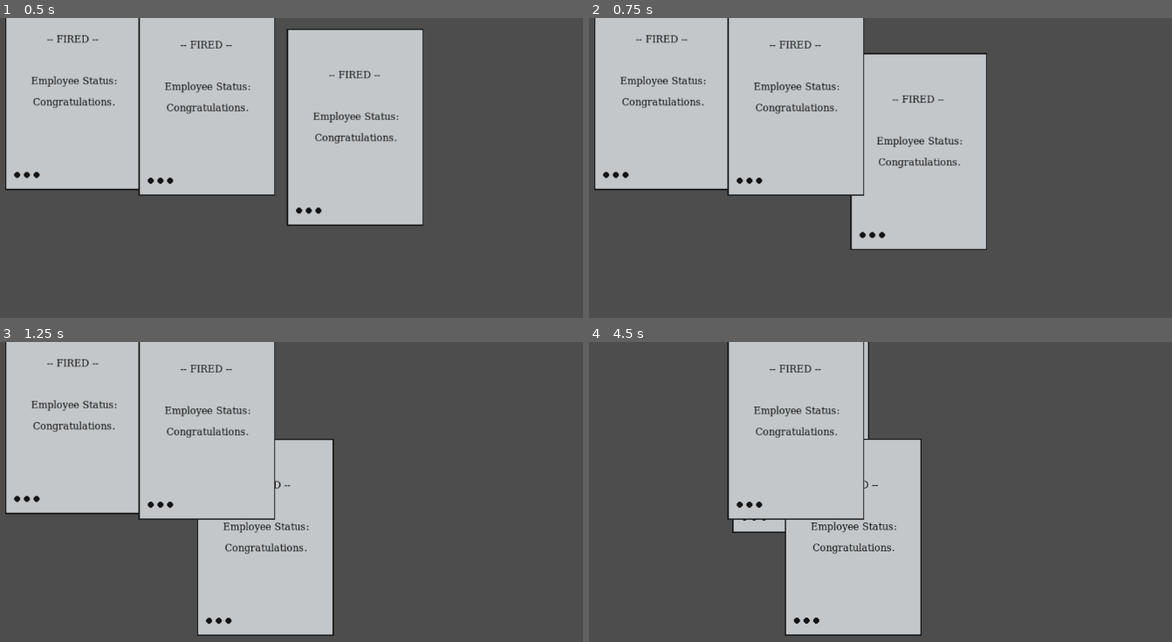
Above: before the commit, frames 1-4 (two rows, left to right).
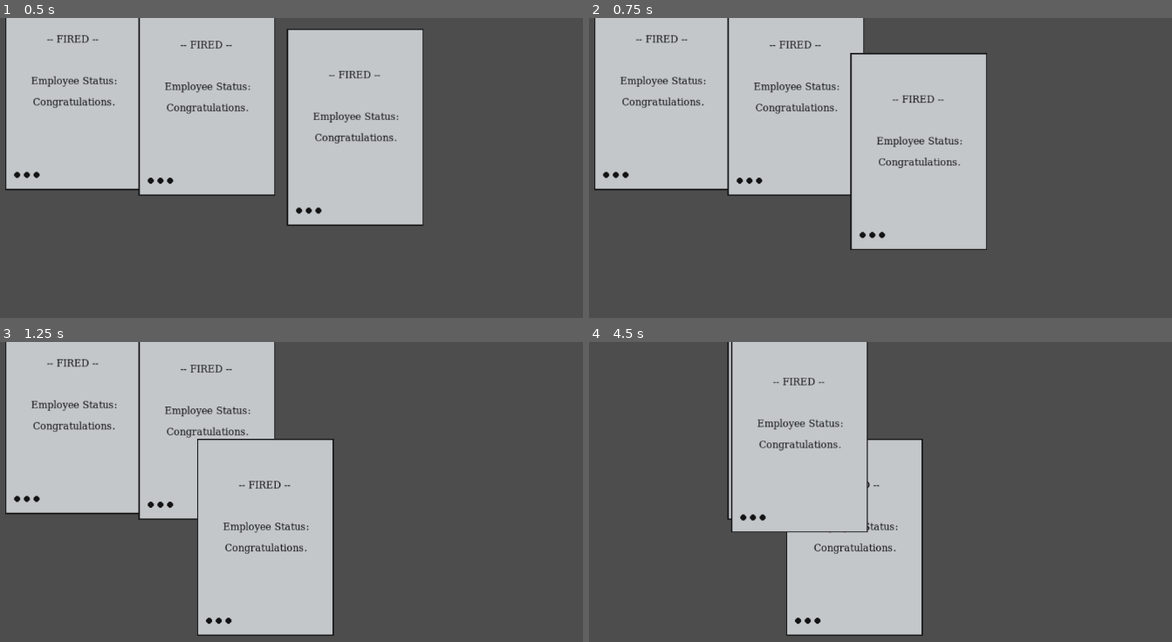
Above: after the commit, the same moments.

Repository: MilesTallia/tantalizing-tardigrades
Game: Godot game, scene res://Scenes/Game.tscn
Same seed, same stepped clock (60 frames per second), same inputs: the game is played once before the commit and once after it. Before the commit the project has no main scene; this scene is started directly in both runs.
Inputs (mouse positions are in pixels of both pictures, inside the frame that each line leads up to):
- Up to frame 1 (0.5 s): no input
- Up to frame 2 (0.75 s): tap Enter at 0.5 s; drag from (944, 126) to (851, 213) at 0.52 s
- Up to frame 3 (1.25 s): no input
- Up to frame 4 (4.5 s): tap Space at 1.25, 4.25 s; drag from (664, 414) to (851, 537) at 1.27 s; move the mouse to (798, 420) at 2.02 s; click (798, 420) at 2.1 s; tap Enter at 2.75 s; drag from (816, 615) to (647, 480) at 2.77 s; move the mouse to (1061, 597) at 3.52 s; click (1061, 597) at 3.6 s; drag from (647, 480) to (1061, 597) at 4.27 s

Frame 1 is identical in both runs. In frame 2, 0.4% of the frame differs, in the area x 44-48%, y 11-60%; in frame 3, 0.3%; in frame 4, 3.2%, in the area x 24-58%, y 0-98%.

Commit message:
paper index fix - remapped click action

Diff:
--- a/middle-mismanagement/project.godot
+++ b/middle-mismanagement/project.godot
@@ -11,5 +11,14 @@
 [application]
 
 config/name="Middle Mismanagement"
+run/main_scene="res://Scenes/Game.tscn"
 config/features=PackedStringArray("4.3", "Forward Plus")
 config/icon="res://icon.svg"
+
+[input]
+
+mouse_click={
+"deadzone": 0.5,
+"events": [Object(InputEventMouseButton,"resource_local_to_scene":false,"resource_name":"","device":-1,"window_id":0,"alt_pressed":false,"shift_pressed":false,"ctrl_pressed":false,"meta_pressed":false,"button_mask":0,"position":Vector2(0, 0),"global_position":Vector2(0, 0),"factor":1.0,"button_index":1,"canceled":false,"pressed":false,"double_click":false,"script":null)
+]
+}
